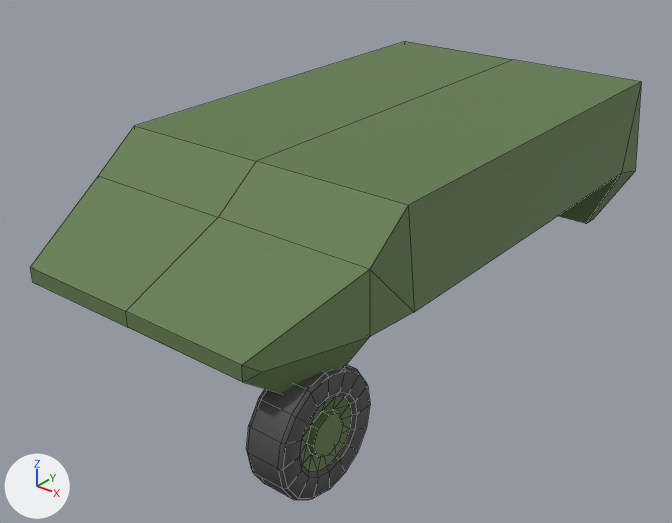
The FBX model Assets/Resources/Models/LAV.fbx, before and after one commit.
Camera for both pictures: a 50 mm camera at (8.33, -11.34, 5.66) aimed at (-0.02, -0.89, -0.81). Arrows for +X, +Y and +Z are at lower left; the lights stay in place. Mesh edges are drawn as thin lines. Where no turn or scale is listed for an object, it has been applied to the vertices.

The first picture shows 'chassis', 'wheel'.
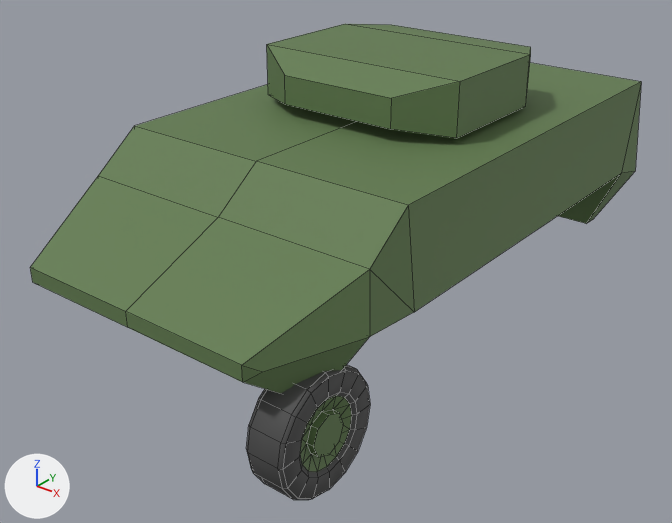
What differs and where, as boxes [x1, y1, x2, y2] in the pictures (672 x 523 px):
'turret', added (green)
    after: [267, 24, 531, 138]

Edits to the bpy script that builds the scene:
```text
Add me_cube_001:
    me_cube_001.from_pydata([(-1.8, -1.1, -0.25), (-1.8, -1.1, 0.57), (-1.8, 0.92, -0.25), (-1.8, 0.92, 0.57), (1.8, -1.1, -0.25), (1.8, -1.1, 0.57), (1.8, 0.92, -0.25), (1.8, 0.92, 0.57), (-1.38, 1.73, -0.16), (-1.38, 1.73, 0.47), (1.38, 1.73, -0.16), (1.38, 1.73, 0.47), (-1.0, -1.58, -0.16), (-1.0, -1.58, 0.3), (1.0, -1.58, -0.16), (1.0, -1.58, 0.3)], [], [(1, 3, 2, 0), (6, 2, 8, 10), (7, 5, 4, 6), (4, 5, 15, 14), (0, 2, 6, 4), (5, 7, 3, 1), (9, 11, 10, 8), (3, 7, 11, 9), (2, 3, 9, 8), (7, 6, 10, 11), (15, 13, 12, 14), (1, 0, 12, 13), (0, 4, 14, 12), (5, 1, 13, 15)])
    me_cube_001.materials.append(mat_metal)  # dark green #617b4e
Add ob_turret:
    ob_turret = bpy.data.objects.new('turret', me_cube_001)
    ob_turret.location = (0.0, 0.66, 1.75)
```
